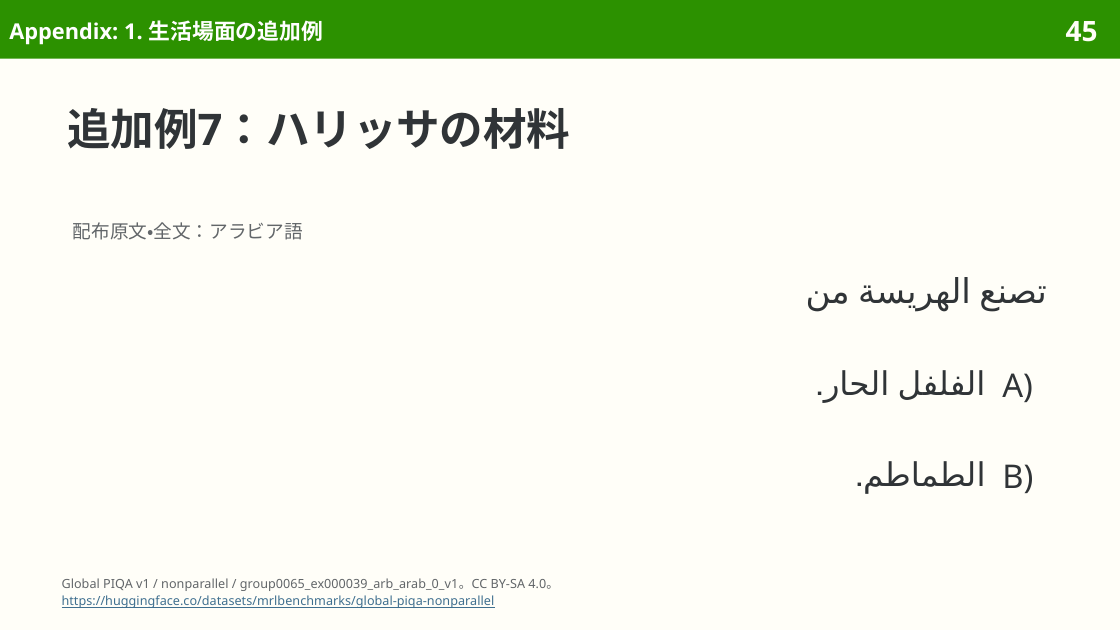
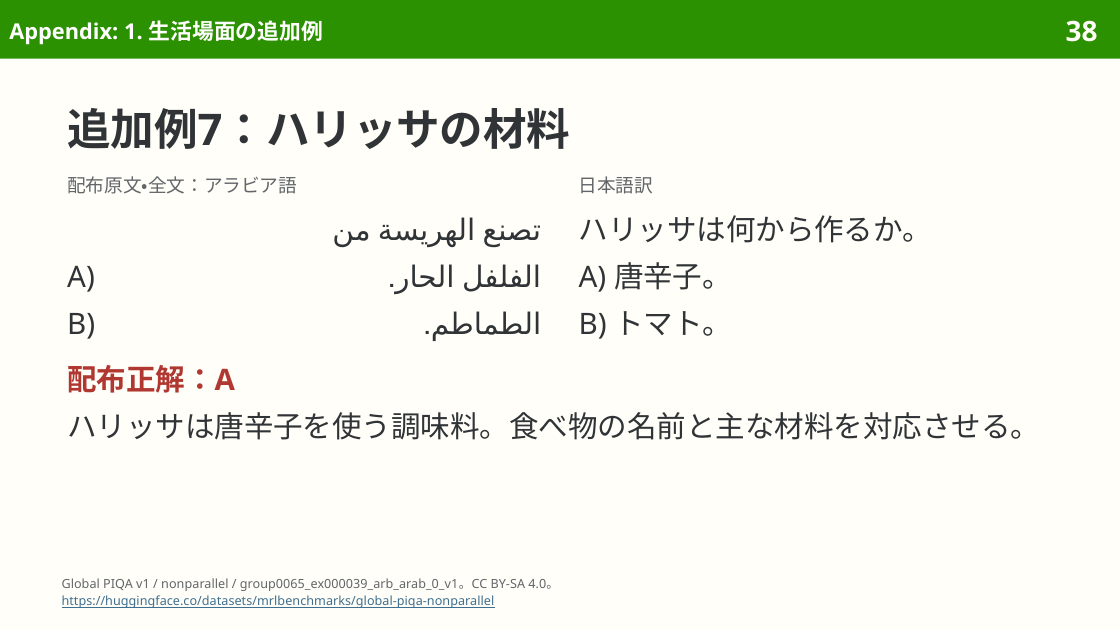
Before and after one commit to sasakiy84/datasets-in-10-minutes, a slide deck: slide 38 of slides/datasets-in-10-minutes-global-piqa.pptx (slide 45 before the commit). Drawn at 1120x630 pixels with LibreOffice and Linux fonts; fonts in the diff are those of the drawing. Boxes give left, top, right and bottom in pixels: in the first picture for what was removed or moved away, otherwise in the second. Text is boxed around its words. In the diff, an @@ line names an element or a change of style, - is before the commit and + after.

```diff
--- a/slides/datasets-in-10-minutes-global-piqa.pptx
+++ b/slides/datasets-in-10-minutes-global-piqa.pptx
@@ page number at <box>1066,20,1098,42</box>: text changed @@
-45
+38
@@ text "配布原文・全文：アラビア語": place and size @@
-text "配布原文・全文：アラビア語" at <box>73,222,303,240</box>
+text "配布原文・全文：アラビア語" at <box>67,176,297,194</box>
@@ text "配布原文・全文：アラビア語" at <box>67,176,297,194</box>: line spacing 1.17 to 14pt @@
@@ text added at <box>579,176,654,194</box>, 12 pt, text #626669 @@
+日本語訳
@@ text "تصنع الهريسة من": place and size @@
-text "تصنع الهريسة من" at <box>979,286,1047,311</box>
+text "تصنع الهريسة من" at <box>483,225,541,246</box>
@@ text "تصنع الهريسة من" at <box>483,225,541,246</box>: size 22 to 19 pt; line spacing 1.12 to 22.2pt @@
@@ text added at <box>579,215,932,243</box>, 19 pt, text #303437 @@
+ハリッサは何から作るか。
@@ text "A)": place and size @@
-text "A)" at <box>1002,373,1033,402</box>
+text "A)" at <box>67,266,95,292</box>
@@ text "A)" at <box>67,266,95,292</box>: size 21 to 19 pt; line spacing 1.17 to 22.2pt @@
@@ text "الفلفل الحار.": place and size @@
-text "الفلفل الحار." at <box>898,370,986,400</box>
+text "الفلفل الحار." at <box>462,264,541,292</box>
@@ text "الفلفل الحار." at <box>462,264,541,292</box>: size 21 to 19 pt; line spacing 1.12 to 22.2pt @@
@@ text added at <box>579,262,732,292</box>, 19 pt, text #303437 @@
+A) 唐辛子。
@@ text "B)" at <box>67,313,95,339</box>: size 21 to 19 pt; line spacing 1.17 to 22.2pt @@
@@ text "B)": place and size @@
-text "B)" at <box>1002,464,1033,493</box>
+text "B)" at <box>67,313,95,339</box>
@@ text "الطماطم." at <box>423,311,541,341</box>: size 21 to 19 pt; line spacing 1.12 to 22.2pt @@
@@ text "الطماطم.": place and size @@
-text "الطماطم." at <box>855,461,985,494</box>
+text "الطماطم." at <box>423,311,541,341</box>
@@ text added at <box>579,311,731,339</box>, 19 pt, text #303437 @@
+B) トマト。
@@ text added at <box>67,365,235,393</box>, 19 pt, text #B13731, bold @@
+配布正解：A
@@ text added at <box>67,412,1040,440</box>, 19 pt, text #303437 @@
+ハリッサは唐辛子を使う調味料。食べ物の名前と主な材料を対応させる。
```
Also in this commit, not shown: 13 other slides changed, 11 slides removed, 4 other files.
